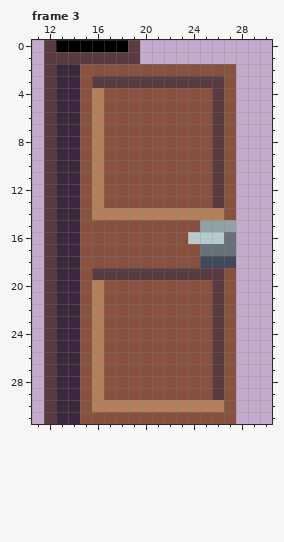
Two versions of one pixel-art file, Assets/Doors/DoorWall.ase. Above: the version before the commit.
32x32 pixels, 3 frames. Shown: frame 3: x 11..30, y 0..31.
After:
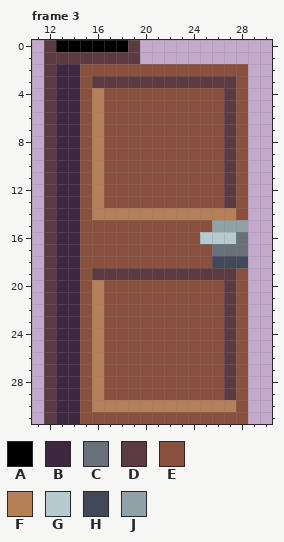
Palette (. is transparent): A #000000  B #3c2940  C #68717a  D #5c3a41  E #8a503e  F #b58057  G #b6cbcf  H #414859  J #90a1a8
Changes in this commit:
--- frame 3
@@ x 22..30 @@
  1 .........
- 2 EEEEEE...
- 3 DDDDDE...
- 4 EEEEDE...
- 5 EEEEDE...
- 6 EEEEDE...
- 7 EEEEDE...
- 8 EEEEDE...
- 9 EEEEDE...
-10 EEEEDE...
-11 EEEEDE...
-12 EEEEDE...
-13 EEEEDE...
-14 FFFFFE...
-15 EEEJJJ...
-16 EEGGGC...
-17 EEECCC...
-18 EEEHHH...
-19 DDDDDE...
-20 EEEEDE...
-21 EEEEDE...
-22 EEEEDE...
-23 EEEEDE...
-24 EEEEDE...
-25 EEEEDE...
-26 EEEEDE...
-27 EEEEDE...
-28 EEEEDE...
-29 EEEEDE...
-30 FFFFFE...
-31 EEEEEE...
+ 2 EEEEEEE..
+ 3 DDDDDDE..
+ 4 EEEEEDE..
+ 5 EEEEEDE..
+ 6 EEEEEDE..
+ 7 EEEEEDE..
+ 8 EEEEEDE..
+ 9 EEEEEDE..
+10 EEEEEDE..
+11 EEEEEDE..
+12 EEEEEDE..
+13 EEEEEDE..
+14 FFFFFFE..
+15 EEEEJJJ..
+16 EEEGGGC..
+17 EEEECCC..
+18 EEEEHHH..
+19 DDDDDDE..
+20 EEEEEDE..
+21 EEEEEDE..
+22 EEEEEDE..
+23 EEEEEDE..
+24 EEEEEDE..
+25 EEEEEDE..
+26 EEEEEDE..
+27 EEEEEDE..
+28 EEEEEDE..
+29 EEEEEDE..
+30 FFFFFFE..
+31 EEEEEEE..
Where, in picture pixels (left, top, right, bottom), the same in both pictures:
changed: (188, 64, 248, 424)
